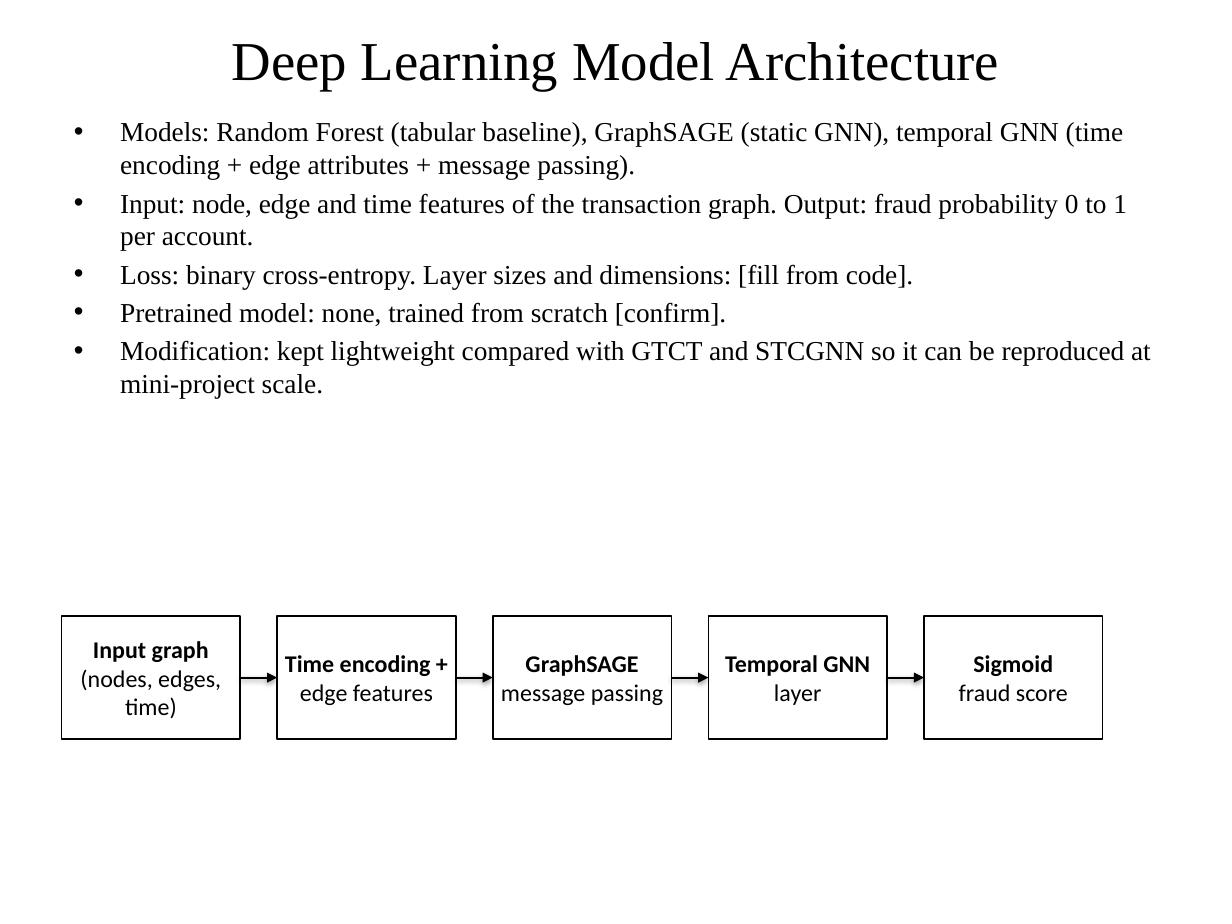
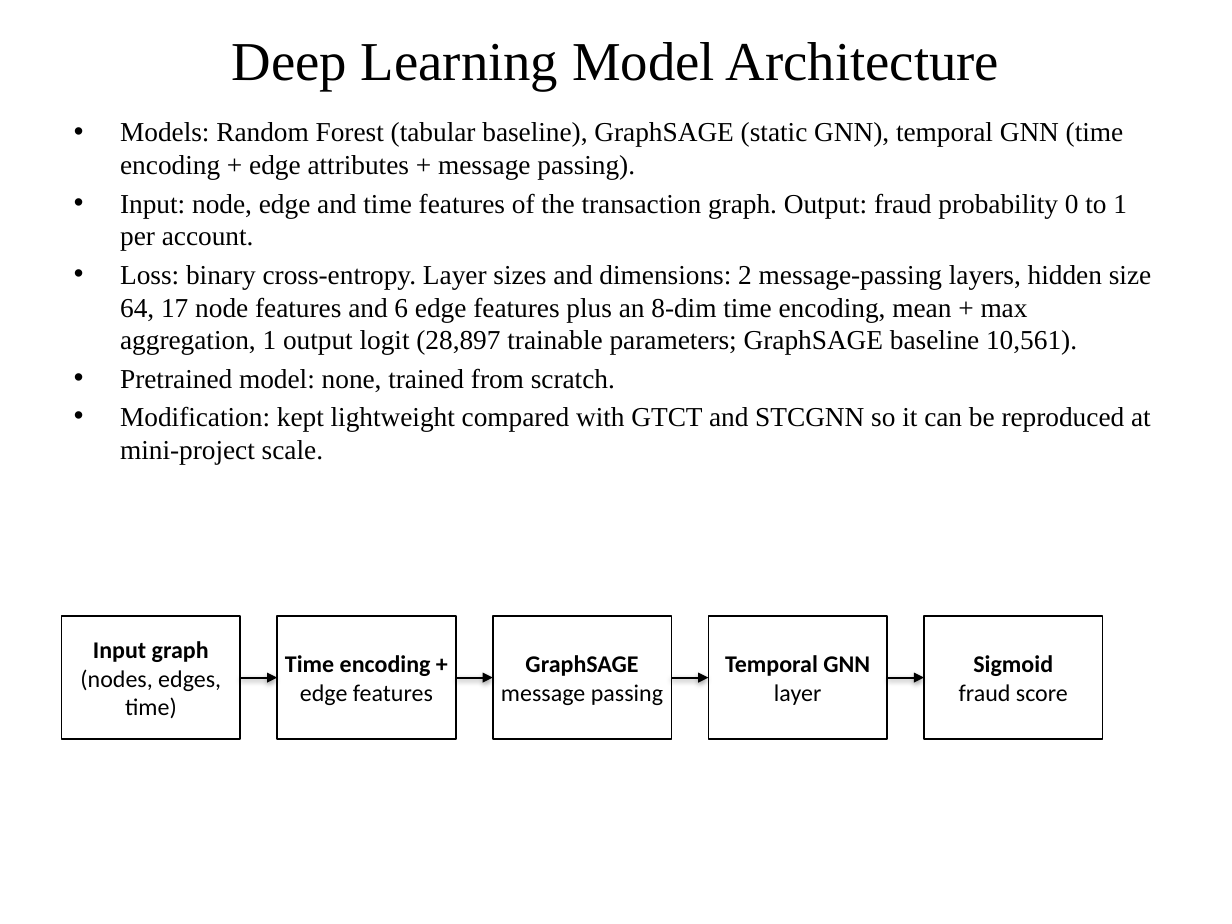
Before and after one commit to ImGhost7/Fraudscope, a slide deck: slide 9 of FraudScope_DL_Project_Implementation.pptx. Drawn at 1232x924 pixels with LibreOffice and Linux fonts; fonts in the diff are those of the drawing. Boxes give left, top, right and bottom in pixels: in the first picture for what was removed or moved away, otherwise in the second. Text is boxed around its words. In the diff, an @@ line names an element or a change of style, - is before the commit and + after.

```diff
--- a/FraudScope_DL_Project_Implementation.pptx
+++ b/FraudScope_DL_Project_Implementation.pptx
@@ text at box(120, 265, 1151, 392): text changed @@
-• Loss: binary cross-entropy. Layer sizes and dimensions: [fill from code].
-• Pretrained model: none, trained from scratch [confirm].
+• Loss: binary cross-entropy. Layer sizes and dimensions: 2 message-passing layers, hidden size 64, 17 node features and 6 edge features plus an 8-dim time encoding, mean + max aggregation, 1 output logit (28,897 trainable parameters; GraphSAGE baseline 10,561).
+• Pretrained model: none, trained from scratch.
```
Also in this commit, not shown: 9 other slides changed, 1 slide added, 20 other files.
